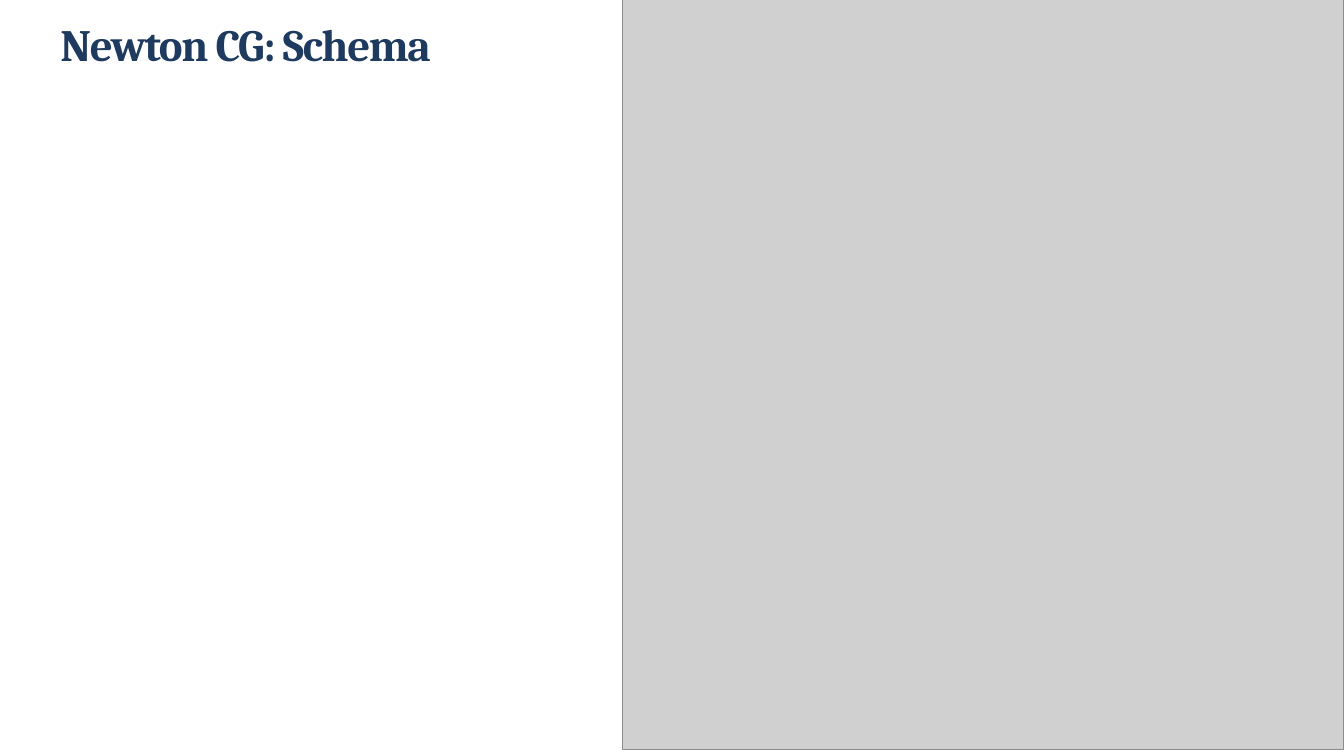
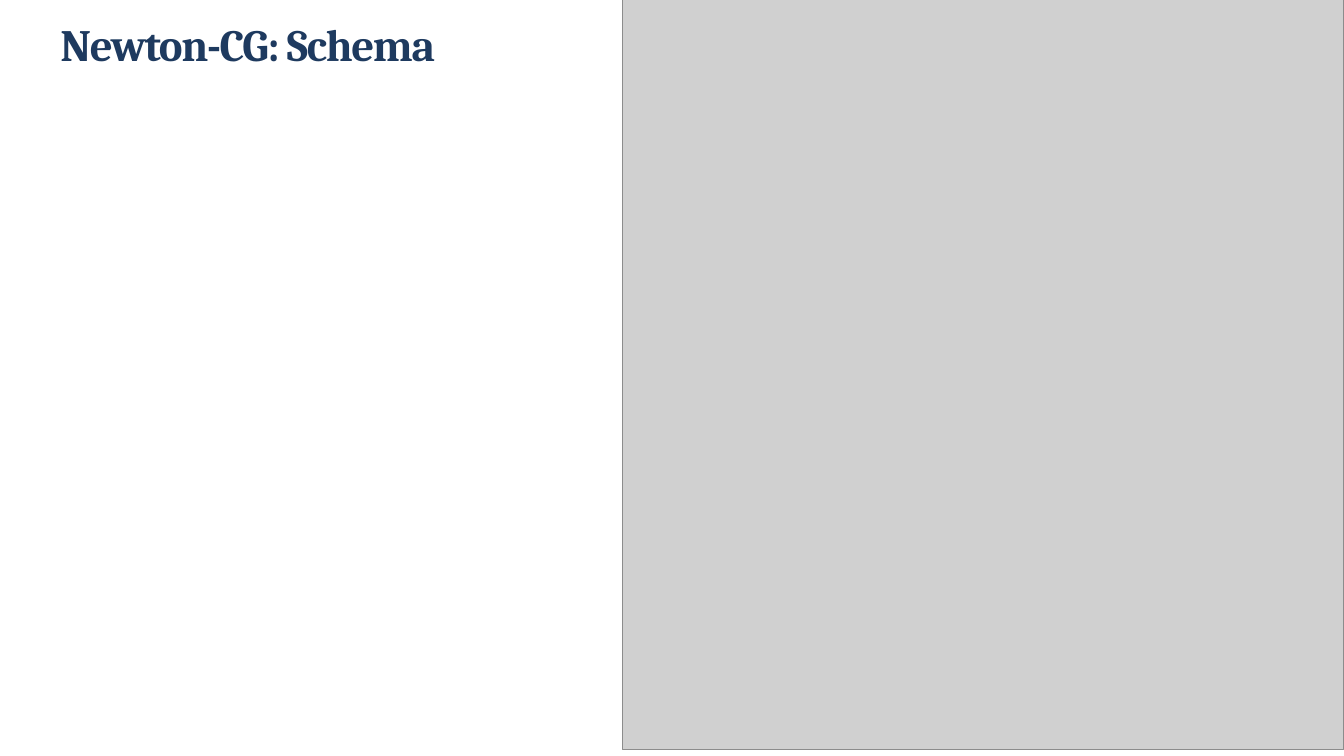
Before and after one commit to Alessandro1040/selezione-dinamica-batch, a slide deck: slide 10 of presentazione_riformattata.pptx. Drawn at 1344x756 pixels with LibreOffice and Linux fonts; fonts in the diff are those of the drawing; grey boxes stand for pictures. Boxes give left, top, right and bottom in pixels: in the first picture for what was removed or moved away, otherwise in the second. Text is boxed around its words. In the diff, an @@ line names an element or a change of style, - is before the commit and + after.

```diff
--- a/presentazione_riformattata.pptx
+++ b/presentazione_riformattata.pptx
@@ title at bbox=[60, 30, 435, 62]: text changed @@
-Newton CG: Schema
+Newton-CG: Schema
```
Also in this commit, not shown: 10 other slides changed, 1 other file.
